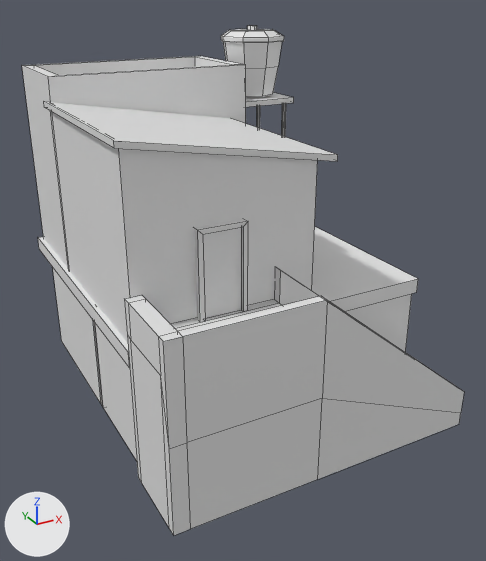
An edit to the FBX model NenhumAdeusParaNos/Assets/Models/VilaDaMadeira/Modelos/Casas/Casa5_Erick_2608.fbx, drawn before and after from the same camera.
Before and after are seen from a camera (50 mm lens) standing at (-7.68, 21.62, 9.11) and looking at (-0.79, 34.14, 2.85). The axes (+X, +Y, +Z) are drawn at lower left. The lights are the same throughout. Mesh edges are drawn as thin lines. Where no turn or scale is listed for an object, it has been applied to the vertices.

Names of what the first picture shows: 'Casa5'.
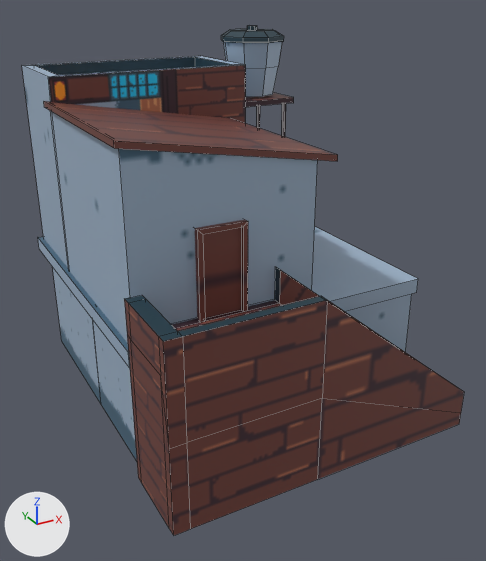
The newer file is also turned or shifted as a whole; pictures and numbers use the older file's frame.

What differs and where, as boxes (x1, y1, x2, y2) in the pictures (486 x 561 px):
part 1 of me_cube_053, cut back
    before: (53, 268, 103, 405)
    after: (53, 268, 101, 403)
part 2 of me_cube_053, recoloured
    both: (22, 26, 464, 535)

What the commit changed:
Picture 'Casa2.png' (img_casa2_png) is new.
Material 'Material' (mat_material) is new.
Its texture is img_casa2_png.
me_cube_053 is used by ob_casa5; location (0.07, 35.54, 4.36).
Verts and faces of me_cube_053; kept vertices keep their numbers, new ones are numbered from 334.
Before the commit, vertices of me_cube_053: 202 (-4.2, -0.66, -4.34) at pixel (103, 407), 203 (-4.2, -0.66, -1.71), 206 (0.98, -0.66, -4.34), 207 (0.98, -0.66, -1.71).
me_cube_053 had 334 vertices, 253 faces and spanned x -4.37..2.63, y -5.17..3.62, z -4.35..3.78.
me_cube_053 now has 334 vertices, 252 faces and spans x -4.37..2.63, y -5.17..3.62, z -4.35..3.78.
Part 1, on me_cube_053:
Faces deleted: (202, 206, 207, 203).
Vertices 202, 203, 206, 207 move by (0.0, 0.15, 0.0).
me_cube_053 part 2: 252 faces spanning x -4.37..2.63, y -5.17..3.62, z -4.35..3.78 switch from no material to mat_material (picture img_casa2_png).
